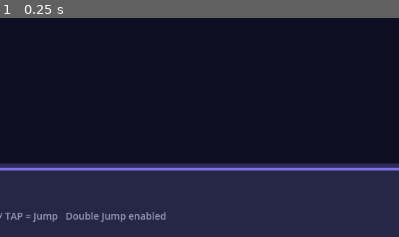
Above: before the commit, frame 1.
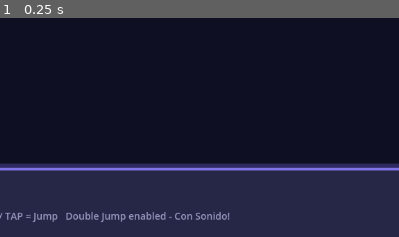
Above: after the commit, the same moment.

Repository: alexsndersoto04-source/Proyectos
Game: Godot game, scene res://scenes/main.tscn
Same seed, same stepped clock (60 frames per second), same inputs: the game is played once before the commit and once after it.
Inputs:
- Up to frame 1 (0.25 s): no input
The pictures show only the part of the screen within x 6-56%, y 50-100%; the shares and areas given below are measured in that part.

The runs differ from the first frame. In frame 1, 0.2% of the frame differs, in the area x 42-58%, y 88-93%.

Commit message:
Feat: juego completo con sonido procedural + ambience
- Genera jump.wav, double_jump.wav, death.wav, score.wav, void_ambience.wav con python
- Player ahora reproduce sonidos con pitch random
- Main con score sound y ambience loop
- No requiere assets externos

Co-authored-by: arena-agent <297053741+arena-agent@users.noreply.github.com>

Diff:
--- a/scenes/main.tscn
+++ b/scenes/main.tscn
@@ -1,10 +1,12 @@
-[gd_scene load_steps=8 format=3 uid="uid://bq6l6c0p4k8d2"]
+[gd_scene load_steps=10 format=3 uid="uid://bq6l6c0p4k8d2"]
 
 [ext_resource type="Script" path="res://scripts/main.gd" id="1_main"]
 [ext_resource type="PackedScene" uid="uid://d4w7h8a2k1p9q" path="res://scenes/player.tscn" id="2_player"]
 [ext_resource type="PackedScene" uid="uid://cjxw7k6s8v3pd" path="res://scenes/obstacle.tscn" id="3_obs"]
 [ext_resource type="Script" path="res://scripts/spawner.gd" id="4_spawn"]
 [ext_resource type="Script" path="res://scripts/bg_stars.gd" id="5_stars"]
+[ext_resource type="AudioStream" uid="uid://score_wav" path="res://assets/sounds/score.wav" id="6_score"]
+[ext_resource type="AudioStream" uid="uid://void_amb" path="res://assets/sounds/void_ambience.wav" id="7_amb"]
 
 [sub_resource type="RectangleShape2D" id="Rect_floor"]
 size = Vector2(2000, 40)
@@ -82,6 +84,17 @@
 obstacle_scene = ExtResource("3_obs")
 initial_speed = 420.0
 max_speed = 900.0
+
+[node name="AudioScore" type="AudioStreamPlayer" parent="."]
+stream = ExtResource("6_score")
+volume_db = -4.0
+
+[node name="AudioAmbience" type="AudioStreamPlayer" parent="."]
+stream = ExtResource("7_amb")
+volume_db = -12.0
+autoplay = true
+parameters/looping = true
+bus = &"Master"
 
 [node name="CanvasLayer" type="CanvasLayer" parent="."]
 
@@ -145,7 +158,7 @@
 offset_bottom = -12.0
 theme_override_font_sizes/font_size = 14
 theme_override_colors/font_color = Color(0.6, 0.6, 0.75, 1)
-text = "SPACE / TAP = Jump   Double Jump enabled"
+text = "SPACE / TAP = Jump   Double Jump enabled - Con Sonido!"
 
 [node name="GameOverPanel" type="Panel" parent="CanvasLayer/UI"]
 visible = false
--- a/scenes/player.tscn
+++ b/scenes/player.tscn
@@ -1,6 +1,9 @@
-[gd_scene load_steps=8 format=3 uid="uid://d4w7h8a2k1p9q"]
+[gd_scene load_steps=11 format=3 uid="uid://d4w7h8a2k1p9q"]
 
 [ext_resource type="Script" path="res://scripts/player.gd" id="1"]
+[ext_resource type="AudioStream" uid="uid://jumpwav" path="res://assets/sounds/jump.wav" id="2"]
+[ext_resource type="AudioStream" uid="uid://double_jump_wav" path="res://assets/sounds/double_jump.wav" id="3"]
+[ext_resource type="AudioStream" uid="uid://death_wav" path="res://assets/sounds/death.wav" id="4"]
 
 [sub_resource type="RectangleShape2D" id="Rect_col"]
 size = Vector2(32, 52)
@@ -12,23 +15,15 @@
 	play(\"run\")
 func _draw():
 	pass
-# Visual manual
 func _process(_delta):
 	queue_redraw()
-
 func _notification(what):
 	if what == NOTIFICATION_DRAW:
-		var col = Color(1,1,1)
 		match animation:
 			\"run\":
-				# Body run
 				draw_rect(Rect2(Vector2(-16, -22), Vector2(32, 36)), Color(0.9, 0.9, 1.0))
-				# head
 				draw_circle(Vector2(4, -28), 14, Color(0.95, 0.95, 1.0))
-				draw_circle(Vector2(10, -30), 3, Color(0.2, 0.2, 0.3))
-				# eye glow void
 				draw_circle(Vector2(10, -30), 2, Color(0.4, 0.4, 1.0))
-				# legs anim fake
 				var t = Time.get_ticks_msec() / 100.0
 				var leg_offset = sin(t) * 6
 				draw_rect(Rect2(Vector2(-12 + leg_offset, 12), Vector2(10, 18)), Color(0.7, 0.7, 0.9))
@@ -46,12 +41,10 @@
 				draw_rect(Rect2(Vector2(-16, -22), Vector2(34, 36)), Color(0.7, 0.6, 1.0))
 				draw_circle(Vector2(4, -28), 14, Color(0.8, 0.7, 1.0))
 				draw_circle(Vector2(12, -30), 4, Color(1.0, 0.8, 0.3))
-				# aura
 				draw_circle(Vector2.ZERO, 28, Color(0.5, 0.3, 1.0, 0.25))
 			\"die\":
 				draw_rect(Rect2(Vector2(-16, -10), Vector2(32, 20)), Color(1.0, 0.3, 0.3))
 				draw_circle(Vector2(0, -22), 10, Color(1.0, 0.5, 0.5))
-				# X eyes
 				draw_line(Vector2(-4, -26), Vector2(4, -18), Color(0.2,0.2,0.2), 2)
 				draw_line(Vector2(4, -26), Vector2(-4, -18), Color(0.2,0.2,0.2), 2)
 "
@@ -116,4 +109,18 @@
 emitting = false
 amount = 12
 lifetime = 0.4
-process_material = null
+
+[node name="AudioJump" type="AudioStreamPlayer" parent="."]
+stream = ExtResource("2")
+volume_db = -2.0
+bus = &"Master"
+
+[node name="AudioDoubleJump" type="AudioStreamPlayer" parent="."]
+stream = ExtResource("3")
+volume_db = -1.0
+bus = &"Master"
+
+[node name="AudioDeath" type="AudioStreamPlayer" parent="."]
+stream = ExtResource("4")
+volume_db = 0.0
+bus = &"Master"
--- a/scripts/main.gd
+++ b/scripts/main.gd
@@ -16,44 +16,38 @@
 @onready var game_over_panel: Panel = $CanvasLayer/UI/GameOverPanel
 @onready var game_over_score: Label = $CanvasLayer/UI/GameOverPanel/VBoxContainer/FinalScoreLabel
 @onready var restart_button: Button = $CanvasLayer/UI/GameOverPanel/VBoxContainer/RestartButton
-@onready var floor_parallax: ParallaxBackground = $ParallaxBackground
 @onready var obstacles: Node2D = $Obstacles
 @onready var tap_to_start: Label = $CanvasLayer/UI/TapToStartLabel
-@onready var floor_sprite: Node2D = $Floor
+@onready var audio_score: AudioStreamPlayer = $AudioScore
+@onready var audio_ambience: AudioStreamPlayer = $AudioAmbience
 
 func _ready():
 	load_high_score()
 	update_ui()
 	game_over_panel.visible = false
 	tap_to_start.visible = true
-	# Conectar señales
 	if player:
 		player.died.connect(_on_player_died)
 	if spawner:
 		spawner.obstacle_spawned.connect(_on_obstacle_spawned)
 	if restart_button:
 		restart_button.pressed.connect(restart_game)
-
-	# Pausar inicio
 	get_tree().paused = false
 	is_playing = false
 	if spawner:
 		spawner.stop_spawning()
+	if audio_ambience:
+		audio_ambience.play()
 
 func _process(delta):
 	if game_over:
 		return
-
 	if not is_playing:
 		if Input.is_action_just_pressed("jump"):
 			start_game()
 		return
-
-	# Aumentar score
 	score += points_per_second * delta * (spawner.current_speed / spawner.initial_speed if spawner else 1.0)
 	update_ui()
-
-	# Dificultad progresiva
 	difficulty_timer += delta
 	if difficulty_timer >= difficulty_increase_every:
 		difficulty_timer = 0
@@ -61,14 +55,13 @@
 			spawner.increase_difficulty(25)
 			points_per_second += 0.5
 
-	# Mover floor parallax manualmente si es necesario (se hace en shader/material)
-	# El parallax background se mueve automáticamente si tiene ParallaxLayer con motion
-
 func start_game():
 	is_playing = true
 	tap_to_start.visible = false
 	game_over = false
 	score = 0
+	difficulty_timer = 0
+	points_per_second = 10.0
 	if spawner:
 		spawner.reset()
 		spawner.start_spawning()
@@ -83,14 +76,11 @@
 	is_playing = false
 	if spawner:
 		spawner.stop_spawning()
-
 	if score > high_score:
 		high_score = score
 		save_high_score()
-
 	game_over_score.text = "Score: %d\nBest: %d" % [int(score), int(high_score)]
 	game_over_panel.visible = true
-	# Animación game over
 	game_over_panel.modulate.a = 0
 	var tween = create_tween()
 	tween.tween_property(game_over_panel, "modulate:a", 1.0, 0.4)
@@ -105,6 +95,9 @@
 	obstacle.passed.connect(func():
 		if not game_over:
 			score += 15
+			if audio_score:
+				audio_score.pitch_scale = randf_range(0.9, 1.2)
+				audio_score.play()
 	)
 
 func update_ui():
--- a/scripts/player.gd
+++ b/scripts/player.gd
@@ -11,6 +11,9 @@
 @onready var anim_sprite: AnimatedSprite2D = $AnimatedSprite2D
 @onready var jump_particles: GPUParticles2D = $JumpParticles
 @onready var collision_shape: CollisionShape2D = $CollisionShape2D
+@onready var audio_jump: AudioStreamPlayer = $AudioJump
+@onready var audio_double: AudioStreamPlayer = $AudioDoubleJump
+@onready var audio_death: AudioStreamPlayer = $AudioDeath
 
 signal died
 
@@ -20,31 +23,22 @@
 func _physics_process(delta):
 	if is_dead:
 		return
-
-	# Aplicar gravedad
 	if not is_on_floor():
 		velocity.y += gravity * delta
 	else:
 		if not on_floor_last:
-			# Acaba de caer
 			anim_sprite.play("run")
 			jumps_left = 2 if double_jump_enabled else 1
 			if jump_particles:
 				jump_particles.emitting = false
-
 	on_floor_last = is_on_floor()
-
-	# Input salto
 	if Input.is_action_just_pressed("jump"):
 		try_jump()
-
-	# Animación en aire
 	if not is_on_floor():
 		if velocity.y < 0:
 			anim_sprite.play("jump")
 		else:
 			anim_sprite.play("fall")
-
 	move_and_slide()
 
 func try_jump():
@@ -54,6 +48,9 @@
 		velocity.y = jump_force
 		jumps_left -= 1
 		anim_sprite.play("jump")
+		if audio_jump:
+			audio_jump.pitch_scale = randf_range(0.9, 1.1)
+			audio_jump.play()
 		if jump_particles:
 			jump_particles.restart()
 			jump_particles.emitting = true
@@ -61,10 +58,12 @@
 		velocity.y = jump_force * 0.9
 		jumps_left -= 1
 		anim_sprite.play("double_jump")
+		if audio_double:
+			audio_double.pitch_scale = randf_range(0.95, 1.15)
+			audio_double.play()
 		if jump_particles:
 			jump_particles.restart()
 			jump_particles.emitting = true
-		# Efecto visual extra en doble salto
 		var tween = create_tween()
 		tween.tween_property(anim_sprite, "scale", Vector2(1.2, 0.8), 0.05)
 		tween.tween_property(anim_sprite, "scale", Vector2(1.0, 1.0), 0.1)
@@ -74,8 +73,9 @@
 		return
 	is_dead = true
 	velocity = Vector2.ZERO
+	if audio_death:
+		audio_death.play()
 	anim_sprite.play("die")
-	# Efecto de muerte
 	var tween = create_tween()
 	tween.parallel().tween_property(anim_sprite, "modulate", Color(1,0.2,0.2,1), 0.2)
 	tween.parallel().tween_property(self, "rotation", deg_to_rad(15), 0.3)
Not shown, added: assets/sounds/death.wav
Not shown, added: assets/sounds/double_jump.wav
Not shown, added: assets/sounds/jump.wav
Not shown, added: assets/sounds/score.wav
Not shown, added: assets/sounds/void_ambience.wav
